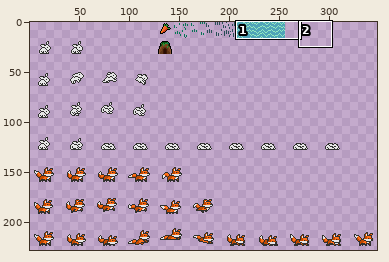
Two versions of one sprite sheet, texture.png. The first picture is a wide view before the edit; the outline marks the close-up.
Close-up. The starting point:
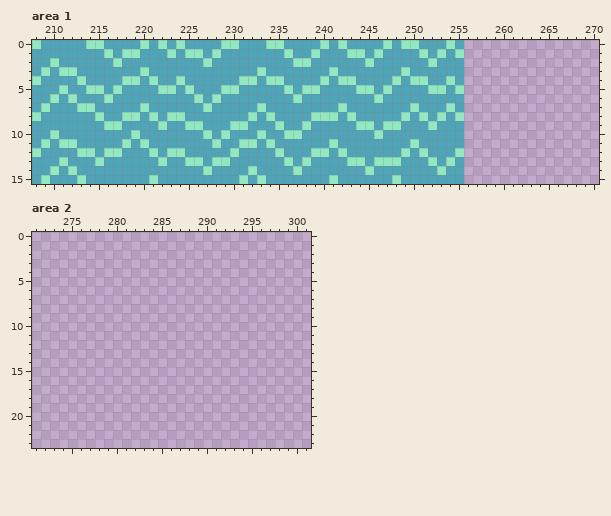
The file is 352x256 pixels. Colours within 5 levels of each other are drawn and written as one. Shown: area 1: x 208..270, y 0..15; area 2: x 271..301, y 0..23. The wide view leaves out empty margins.
The result:
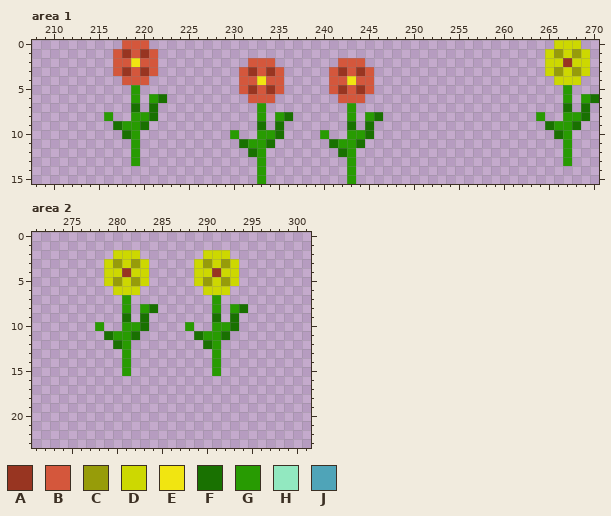
Palette (. is transparent): A #983521  B #d4573c  C #979c09  D #cdd801  E #f1e511  F #197101  G #289b02  H #92e8c0  J #4fa4b8
Diff:
Changed rows in their new state; - is an unchanged pixel.
Area 1:
first column x 208:
 0 ..........BBB...................................----------DDD--
 1 .........BABAB..................................---------DCDCD-
 2 .........BBEBB..........BBB.......BBB...........---------DDADD-
 3 .........BABAB.........BABAB.....BABAB..........---------DCDCD-
 4 ..........BBB..........BBEBB.....BBEBB..........----------DDD--
 5 ...........G...........BABAB.....BABAB..........-----------G---
 6 ...........G.GF.........BBB.......BBB...........-----------G-GF
 7 ...........F.F...........G.........G............-----------F-F-
 8 ........G..GGF...........G.GF......G.GF.........--------G--GGF-
 9 .........FGGF............F.F.......F.F..........---------FGGF--
10 ..........FG..........G..GGF....G..GGF..........----------FG---
11 ...........G...........FGGF......FGGF...........-----------G---
12 ...........G............FG........FG............-----------G---
13 ...........G.............G.........G............-----------G---
14 .........................G.........G............---------------
15 .........................G.........G............---------------
Area 2:
first column x 278:
 2 --DDD-------DDD--
 3 -DCDCD-----DCDCD-
 4 -DDADD-----DDADD-
 5 -DCDCD-----DCDCD-
 6 --DDD-------DDD--
 7 ---G---------G---
 8 ---G-GF------G-GF
 9 ---F-F-------F-F-
10 G--GGF----G--GGF-
11 -FGGF------FGGF--
12 --FG--------FG---
13 ---G---------G---
14 ---G---------G---
15 ---G---------G---
Changed places in both close-ups, as pixel boxes (x1, y1, x2, y2):
changed: (32, 40, 464, 184)
added: (536, 40, 599, 166)
added: (95, 250, 248, 376)
